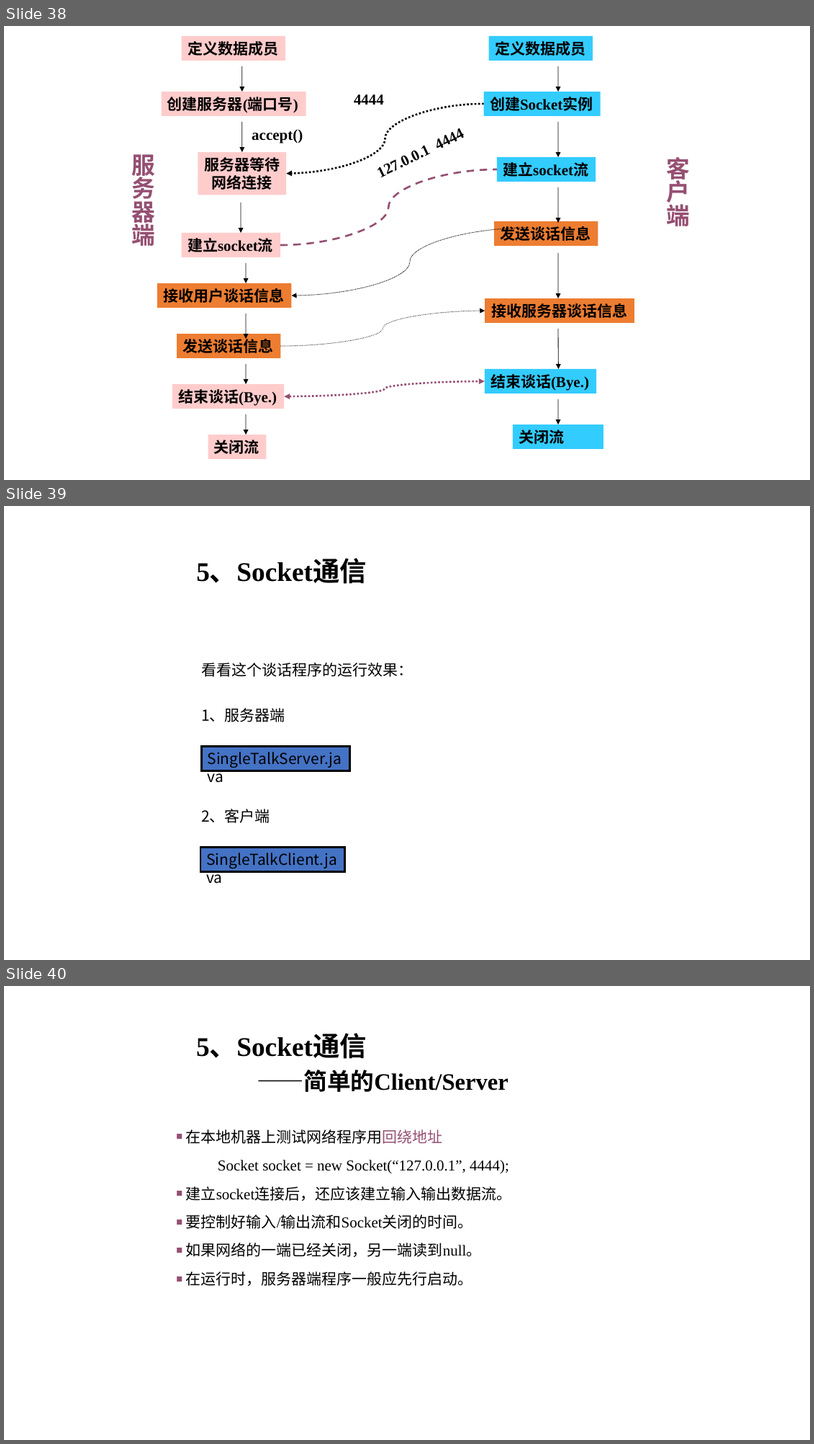
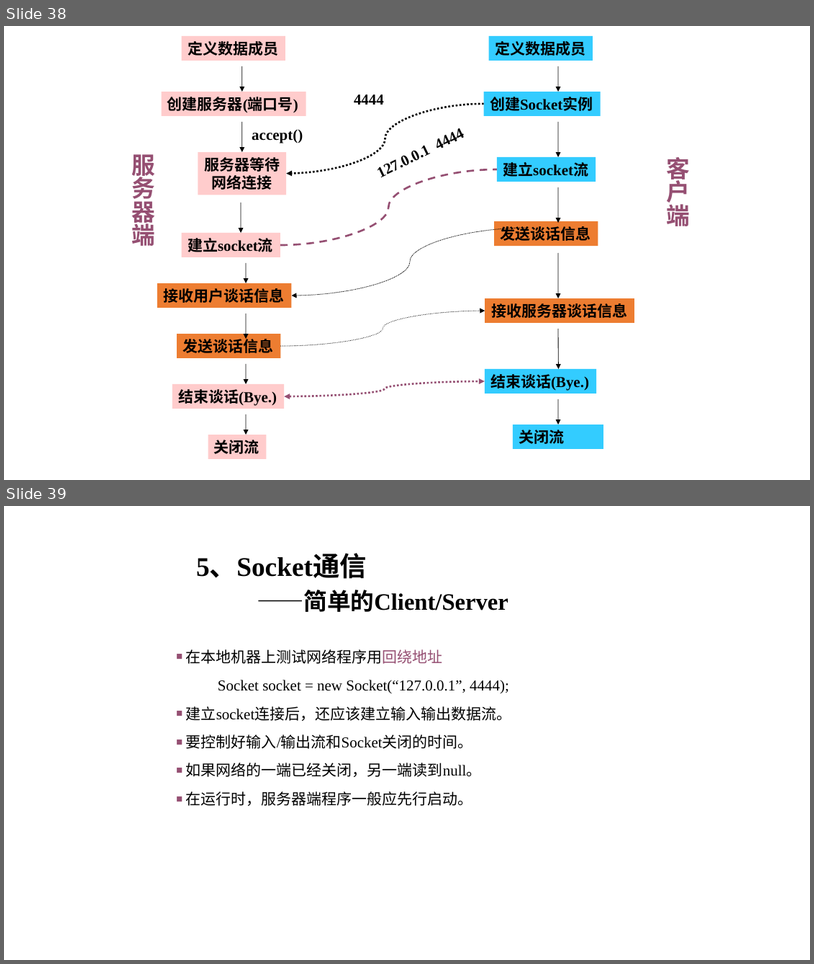
Before and after one commit to j-w-huang/oop, a slide deck: ch6/第六章 part4.pptx. Shown one above the other, each under a label of ours: slides 38, 39 and 40 before the commit, slides 38 and 39 after it. The pictures are 814x1444 and 814x964 pixels, drawn with LibreOffice and Linux fonts; fonts in the diff are those of the drawing. Boxes give left, top, right and bottom in pixels: in the first picture for what was removed or moved away, otherwise in the second. Text is boxed around its words. In the diff, an @@ line names an element or a change of style, - is before the commit and + after.

```diff
--- a/ch6/第六章 part4.pptx
+++ b/ch6/第六章 part4.pptx
@@ slide 39 removed at (4,506,810,960), background #FFFFFF @@
@@ text removed at (196,560,367,584) @@
-5、Socket通信
@@ text removed at (201,662,413,677) @@
-看看这个谈话程序的运行效果：
@@ text removed at (201,708,286,722) @@
-1、服务器端
@@ rectangle removed at (202,746,350,770) @@
-SingleTalkServer.java
@@ text removed at (201,808,270,823) @@
-2、客户端
@@ rectangle removed at (201,847,345,871) @@
-SingleTalkClient.java
@@ what was slide 40 is now slide 39 @@
```
Also in this commit, not shown: 8 slides changed, 1 other slide removed, 36 other files.
